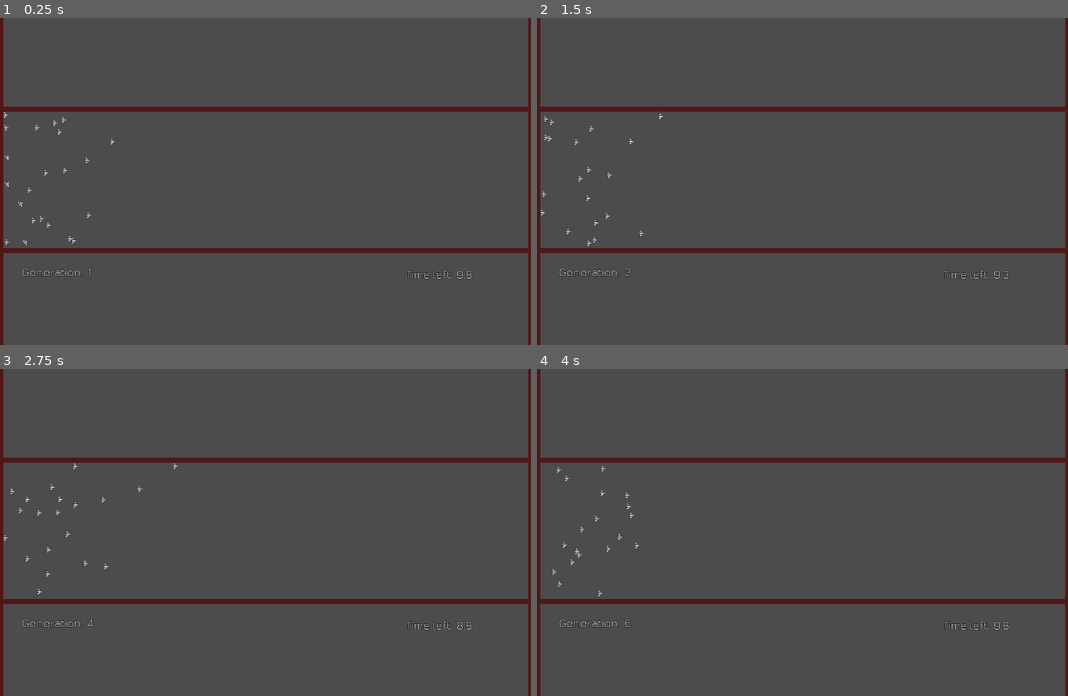
Above: before the commit, frames 1-4 (two rows, left to right).
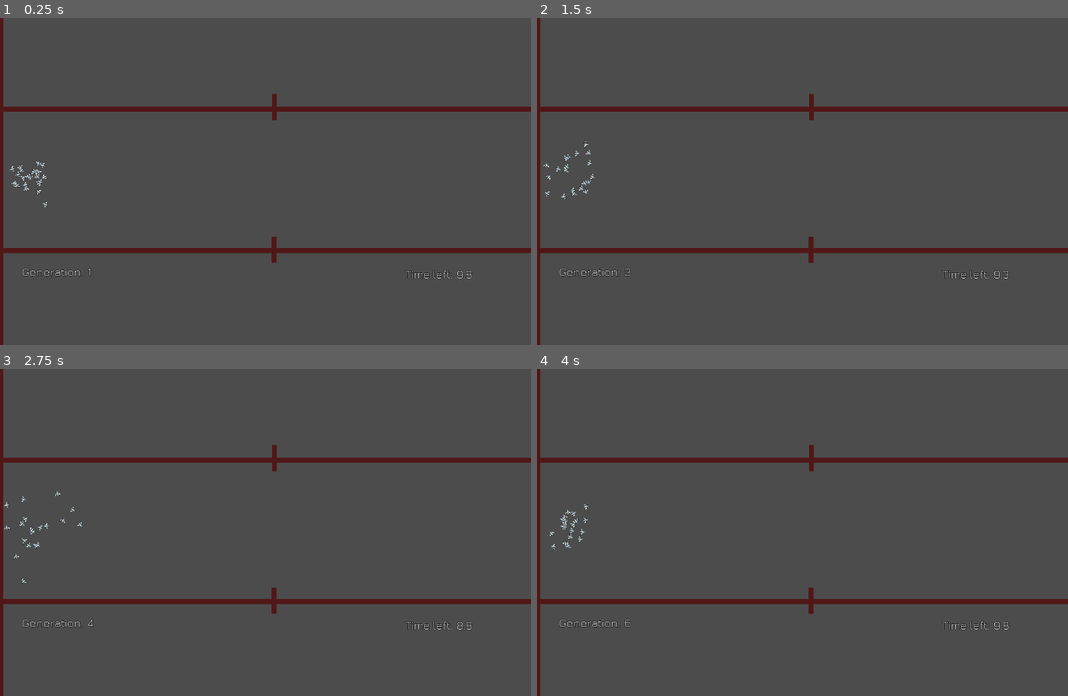
Above: after the commit, the same moments.

Repository: a0x77ry/plasmata
Game: Godot game, scene res://level1.tscn
The game is run twice, just before and just after one commit, with the same random seed, the same clock (stepped at 60 frames per second) and the same inputs.
Inputs:
- Up to frame 1 (0.25 s): no input
- Up to frame 2 (1.5 s): tap Enter (ui_accept) at 0.5, 0.77 s; hold Right (right) 0.53-1.28 s; hold Down (down) from 1.28 s (still down)
- Up to frame 3 (2.75 s): tap Enter (ui_accept) at 1.52 s; release Down (down) at 2.03 s; hold Right (right) from 2.03 s (still down)
- Up to frame 4 (4 s): release Right (right) at 2.78 s; hold Up (up) 2.78-3.53 s; tap Enter (ui_accept) at 3.02, 3.77 s; hold Left (left) from 3.53 s (still down)

The runs differ from the first frame. In frame 1, 0.9% of the frame differs, in the area x 0-100%, y 0-100%; in frame 2, 0.9%; in frame 3, 0.9%; in frame 4, 0.9%.

Commit message:
Make a hidden layer. Random original rotation. Weight around 0. Unified outputs from 4 to 2

Diff:
--- a/level1.tscn
+++ b/level1.tscn
@@ -5,7 +5,7 @@
 [ext_resource path="res://scripts/level1.gd" type="Script" id=3]
 
 [sub_resource type="RectangleShape2D" id=1]
-extents = Vector2( 111.5, 164.5 )
+extents = Vector2( 21.5, 40 )
 
 [sub_resource type="RectangleShape2D" id=2]
 extents = Vector2( 10, 169.5 )
@@ -30,22 +30,33 @@
 scale = Vector2( -59.7816, 0.802072 )
 
 [node name="Wall3" parent="." instance=ExtResource( 2 )]
-position = Vector2( 1299, 266 )
+position = Vector2( 671, 438 )
 rotation = 1.5708
-scale = Vector2( -59.7816, 0.802072 )
+scale = Vector2( 2, 0.802 )
+
+[node name="Wall6" parent="." instance=ExtResource( 2 )]
+position = Vector2( 672, 89 )
+rotation = 1.5708
+scale = Vector2( 2, 0.802 )
 
 [node name="Wall4" parent="." instance=ExtResource( 2 )]
 position = Vector2( 2, 273 )
 rotation = 1.5708
 scale = Vector2( -59.7816, 0.802072 )
 
+[node name="Wall5" parent="." instance=ExtResource( 2 )]
+position = Vector2( 2, 273 )
+rotation = 1.5708
+scale = Vector2( -59.7816, 0.802072 )
+
 [node name="SpawningArea" type="Area2D" parent="."]
-position = Vector2( 122, 266 )
+position = Vector2( 72, 266 )
 __meta__ = {
 "_edit_group_": true
 }
 
 [node name="CollisionShape2D" type="CollisionShape2D" parent="SpawningArea"]
+position = Vector2( -27.5, -15 )
 shape = SubResource( 1 )
 
 [node name="FinishLine" type="Area2D" parent="."]
--- a/scripts/agent.gd
+++ b/scripts/agent.gd
@@ -1,10 +1,14 @@
 extends KinematicBody2D
 
-export (int) var speed = 200
-export (float) var rotation_speed = 3.0
+# export (int) var speed = 200
+# export (float) var rotation_speed = 3.0
+export (int) var speed = 50
+export (float) var rotation_speed = 1.0
 
 const NN = preload("res://scripts/neural_network.gd")
 
+var nn_rotation := 0.0
+var nn_speed := 0.0
 var velocity = Vector2()
 var rotation_dir = 0
 var rot
@@ -18,11 +22,13 @@
   {"name": "go_forward"},
   {"name": "go_backward"},
 ]
+var nn_h1 = []
 var genome: Dictionary = {} setget set_genome, get_genome
 
 func _ready():
   randomize()
   rot = 0
+  var number_of_hidden_nodes = ceil((float(nn_inputs.size()) * 2.0) / 3.0) + nn_outputs.size()
 
   if genome.empty():
     var i = 0
@@ -30,11 +36,14 @@
       dict["id"] = i
       Main.used_node_ids.append(i)
       i += 1
+    for _i_hidden in range(number_of_hidden_nodes):
+      nn_h1.append({"id": i})
+      i += 1
     for dict in nn_outputs:
       dict["id"] = i
       Main.used_node_ids.append(i)
       i += 1
-    genome = {"input_nodes": nn_inputs, "hidden_nodes": [],
+    genome = {"input_nodes": nn_inputs, "hidden_nodes_1": nn_h1,
         "output_nodes": nn_outputs}
 
   nn = NN.new(genome)
@@ -43,7 +52,8 @@
 func _physics_process(delta):
   # get_player_input()
   get_nn_controls(nn, get_sensor_input())
-  rotation += rotation_dir * rotation_speed * delta
+  # rotation += rotation_dir * rotation_speed * delta
+  rotation += nn_rotation * rotation_speed * delta
   velocity = move_and_slide(velocity)
 
 
@@ -76,13 +86,15 @@
 	velocity = Vector2(speed, 0).rotated(rotation)
 
 func go_backward():
-	velocity = Vector2(-speed, 0).rotated(rotation)
+	velocity = Vector2((-speed / 2.0), 0).rotated(rotation)
 
 
 func get_sensor_input():
   var current_rot = get_rotation()
   # Normalized rotation in positive radians
-  var newrot = (current_rot if current_rot > 0 else current_rot + TAU) / TAU
+  var newrot = ((current_rot if current_rot > 0 else current_rot + TAU) / TAU) + 0.5
+  # var newrot = current_rot / PI
+  # var newrot = current_rot
   # if rot != newrot:
   #   rot = newrot
   #   print(rot)
@@ -95,14 +107,23 @@
   _nn.set_input(sensor_input)
   var nn_output = _nn.get_output() # a dict
 
-  if nn_output["go_right"] > nn_output["go_right_threshold"]:
-    go_right()
-  if nn_output["go_left"] > nn_output["go_left_threshold"] :
-    go_left()
-  if nn_output["go_forward"] > nn_output["go_forward_threshold"] :
-    go_forward()
-  if nn_output["go_backward"] > nn_output["go_backward_threshold"] :
-    go_backward()
+  # if (nn_output["go_right"] > nn_output["go_right_threshold"]) or (nn_output["go_right"] < nn_output["go_right_threshold"]):
+  #   go_right()
+  # if nn_output["go_left"] > nn_output["go_left_threshold"] or (nn_output["go_left"] < nn_output["go_left_threshold"]):
+  #   go_left()
+  # if nn_output["go_forward"] > nn_output["go_forward_threshold"] or (nn_output["go_forward"] < nn_output["go_forward_threshold"]):
+  #   go_forward()
+  # if nn_output["go_backward"] > nn_output["go_backward_threshold"] or (nn_output["go_backward"] < nn_output["go_backward_threshold"]):
+  #   go_backward()
+
+  # nn_rotation = clamp(nn_output["go_right"] - nn_output["go_left"], -4.0, 4.0)
+  nn_rotation = clamp(nn_output["go_right"], -4.0, 4.0)
+  # nn_rotation = nn_output["go_right"] - nn_output["go_left"]
+  # nn_speed = nn_output["go_forward"] - nn_output["go_backward"]
+  nn_speed = nn_output["go_forward"]
+  var real_speed = clamp(nn_speed * speed, -200.0, 300.0)
+  velocity = Vector2(real_speed, 0).rotated(rotation)
+
 
 
 func _on_Timer_timeout():
--- a/scripts/level1.gd
+++ b/scripts/level1.gd
@@ -50,6 +50,7 @@
     if !Main.genomes.empty():
       agent.set_genome(Main.genomes[i])
     agent.set_position(Vector2(pos_x, pos_y))
+    agent.rotation = rand_range(-PI, PI)
     agents.append(agent)
     agent.add_to_group("agents")
     add_child(agent)
--- a/scripts/main.gd
+++ b/scripts/main.gd
@@ -2,7 +2,7 @@
 
 const NUMBER_OF_SELECTED := 5
 const MUTATION_RATE = 0.05
-const MUTATION_STANDARD_DEVIATION = 1.0
+const MUTATION_STANDARD_DEVIATION = 3.0
 
 var used_node_ids := []
 var genomes := [] # A list of genomes
@@ -53,11 +53,11 @@
 
 func couple_crossover_sbx(couple_genomes, number_of_offspring):
   var random = RandomNumberGenerator.new()
+  random.randomize()
   var crossovered_genomes := []
-  random.randomize()
   var crossovered_genome = couple_genomes[0].duplicate()
   for _i in number_of_offspring:
-    for i in range(couple_genomes[0]["links"].size()):
+    for i in range(crossovered_genome["links"].size()):
       var b = random.randfn(1.0, 0.2)
       var offspring_link_weight: float
       if random.randf() > 0.5:
@@ -84,21 +84,13 @@
         if random.randf() < 1.0 / float(genome["links"].size()):
           link["weight"] = random.randfn(link["weight"], MUTATION_STANDARD_DEVIATION)
 
-  # for i_gen in mutated_genomes.size():
-  #   if random.randf() < MUTATION_RATE:
-  #     print("Mutated")
-  #     check = true
-  #     for i_link in mutated_genomes[i_gen]["links"].size():
-  #       if random.randf() < 1.0 / float(mutated_genomes[i_gen]["links"][i_link].size()):
-  #         mutated_genomes[i_gen]["links"][i_link]["weight"] = random.randfn(mutated_genomes[i_gen]["links"][i_link]["weight"], MUTATION_STANDARD_DEVIATION)
-
   if check:
     for i in parent_genomes.size():
       for link_i in parent_genomes[i]["links"].size():
         var original_w = parent_genomes[i]["links"][link_i]["weight"]
         var mutated_w = mutated_genomes[i]["links"][link_i]["weight"]
         if original_w != mutated_w:
-          print("Gene %s. Original: %s. Mutated: %s" % [i, original_w, mutated_w])
+          print("Genome %s. Original: %s. Mutated: %s" % [i, original_w, mutated_w])
 
   return mutated_genomes
 
--- a/scripts/neural_network.gd
+++ b/scripts/neural_network.gd
@@ -2,41 +2,43 @@
 
 const INPUT_INCREMENT := 0.01
 const NO_ID := -1
-
+const THRESHOLD := 1.0
+
+var random = RandomNumberGenerator.new()
 var input_layer = []
 var output_layer = []
-var hidden_layer = []
+var hidden_layer_1 = []
 var links = []
 
 var genome
 
 func _init(_genome):
+  # Warning: passed by reference
   genome = _genome
-
+  random.randomize()
+
+  # Create nodes according to the genome (made in agent.gd)
   for input_node_gene in genome["input_nodes"]:
     var i_node = InputNode.new(input_node_gene["id"], input_node_gene["name"])
     input_layer.append(i_node)
 
-  for hidden_node_gene in genome["hidden_nodes"]:
-    var h_node = OutputNode.new(hidden_node_gene["id"])
-    hidden_layer.append(h_node)
+  for hidden_node_1_gene in genome["hidden_nodes_1"]:
+    var h1_node = HiddenNode.new(hidden_node_1_gene["id"])
+    hidden_layer_1.append(h1_node)
 
   for output_node_gene in genome["output_nodes"]:
     var o_node = OutputNode.new(output_node_gene["id"], output_node_gene["name"])
     output_layer.append(o_node)
 
-  var all_nodes = input_layer + hidden_layer + output_layer
-
+  var all_nodes = input_layer + hidden_layer_1 + output_layer
+
+  # Create the links between the nodes
   if !genome.has("links"):
     genome["links"] = []
-    for i_node in input_layer:
-      for o_node in output_layer:
-        var new_link = Link.new(NO_ID, i_node, o_node, randf())
-        links.append(new_link)
-        genome["links"].append({"id": new_link.id,
-            "weight": new_link.weight, "from_id": new_link.source_node.id,
-            "to_id": new_link.target_node.id})
+    connect_nn_layers(input_layer, hidden_layer_1)
+    connect_nn_layers(hidden_layer_1, output_layer)
   else:
+    # Use genome to connect the links
     for link in genome["links"]:
       var source_node
       var target_node
@@ -51,20 +53,29 @@
         links.append(link_instance)
 
 
+func connect_nn_layers(source_layer, target_layer):
+  for s_node in source_layer:
+    for t_node in target_layer:
+      var new_link = Link.new(NO_ID, s_node, t_node, random.randfn(0.0))
+      links.append(new_link)
+      genome["links"].append({"id": new_link.id,
+          "weight": new_link.weight, "from_id": new_link.source_node.id,
+          "to_id": new_link.target_node.id})
+
 
 func set_input(input_dict: Dictionary):
   for node in input_layer:
-    node.set_value(input_dict[node.get_name()] + INPUT_INCREMENT)
+    node.set_value(input_dict[node.get_name()])
 
 
 func get_output() -> Dictionary:
-
   var output_dict = {}
   for node in output_layer:
     var node_name = node.get_name()
     output_dict[node_name] = node.get_value()
     output_dict[node_name + "_threshold"] = node.get_normalized_threshold()
 
+  # print("Output dict: %s" % output_dict)
   return output_dict
 
 
@@ -86,7 +97,8 @@
     return id
 
   func _relu(value):
-    return 0 if value <= 0 else value
+    # return 0 if value <= 0 else value
+    return value
 
 
 
@@ -132,7 +144,8 @@
 
 
   func get_normalized_threshold():
-    return (incoming_links.size() / 2.0) as float
+    # return (incoming_links.size() / 2.0) as float
+    return THRESHOLD
 
 
 
@@ -143,7 +156,7 @@
   var outgoing_links = []
 
 
-  func _init(_name="").(_name):
+  func _init(_id, _name="").(_id, _name):
     name = _name
 
 
